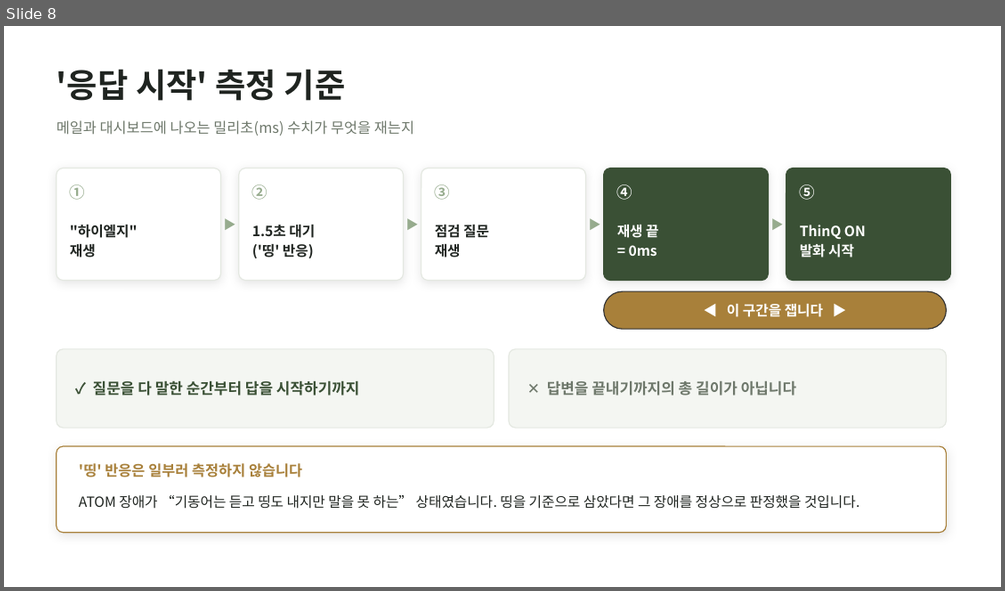
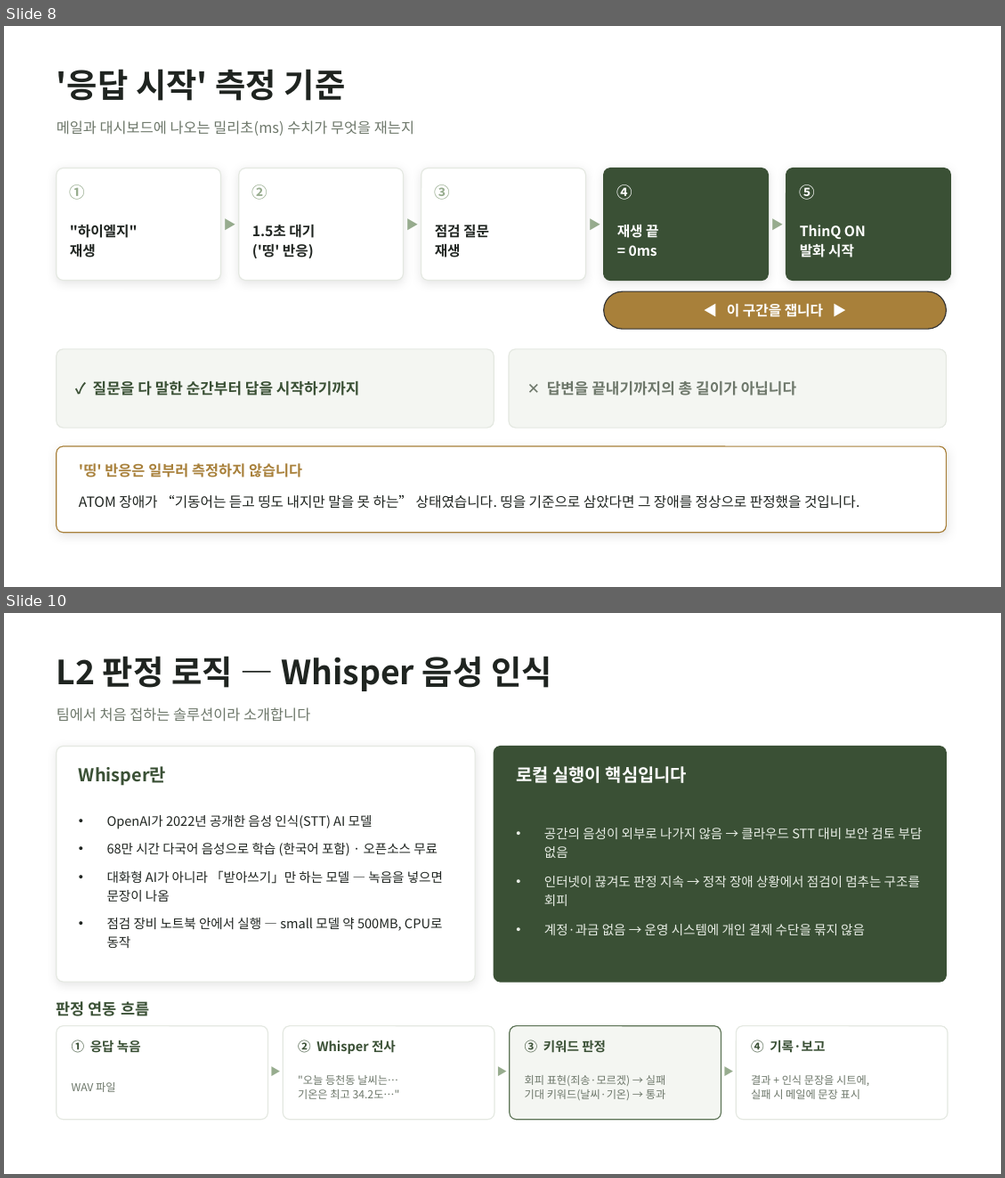
Before and after one commit to wonseok0415/wonseok-lab, a slide deck: thinqreal/fieldcheck/FieldCheck_진행보고_20260802.pptx. Shown one above the other, each under a label of ours: slide 8 before the commit, slides 8 and 10 after it; the slides between them are not shown. The pictures are 1005x591 and 1005x1178 pixels, drawn with LibreOffice and Linux fonts; fonts in the diff are those of the drawing. Boxes give left, top, right and bottom in pixels: in the first picture for what was removed or moved away, otherwise in the second. Text is boxed around its words. In the diff, an @@ line names an element or a change of style, - is before the commit and + after.

```diff
--- a/thinqreal/fieldcheck/FieldCheck_진행보고_20260802.pptx
+++ b/thinqreal/fieldcheck/FieldCheck_진행보고_20260802.pptx
@@ slide 10 added at (x1=4, y1=613, x2=1001, y2=1174), background #FFFFFF @@
@@ text added at (x1=57, y1=656, x2=552, y2=691), 32 pt, text #1F2420, bold @@
+L2 판정 로직 — Whisper 음성 인식
@@ text added at (x1=57, y1=707, x2=310, y2=722), 14 pt, text #6E786B @@
+팀에서 처음 접하는 솔루션이라 소개합니다
@@ rounded rectangle added at (x1=57, y1=747, x2=475, y2=981), fill #FFFFFF, outline #E4E8E1 1 pt @@
@@ text added at (x1=79, y1=766, x2=166, y2=786), 17 pt, text #3A5035, bold @@
+Whisper란
@@ rounded rectangle added at (x1=494, y1=747, x2=947, y2=981), fill #3A5035, outline #3A5035 1 pt @@
@@ text added at (x1=516, y1=766, x2=687, y2=783), 17 pt, text #FFFFFF, bold @@
+로컬 실행이 핵심입니다
@@ text added at (x1=107, y1=815, x2=443, y2=948), 12.5 pt, text #1F2420 @@
+• OpenAI가 2022년 공개한 음성 인식(STT) AI 모델
+• 68만 시간 다국어 음성으로 학습 (한국어 포함) · 오픈소스 무료
+• 대화형 AI가 아니라 「받아쓰기」만 하는 모델 — 녹음을 넣으면 문장이 나옴
+• 점검 장비 노트북 안에서 실행 — small 모델 약 500MB, CPU로 동작
@@ text added at (x1=544, y1=827, x2=922, y2=935), 12.5 pt, text #E8EDE5 @@
+• 공간의 음성이 외부로 나가지 않음 → 클라우드 STT 대비 보안 검토 부담 없음
+• 인터넷이 끊겨도 판정 지속 → 정작 장애 상황에서 점검이 멈추는 구조를 회피
+• 계정·과금 없음 → 운영 시스템에 개인 결제 수단을 묶지 않음
@@ text added at (x1=57, y1=1001, x2=149, y2=1016), 15 pt, text #3A5035, bold @@
+판정 연동 흐름
@@ rounded rectangle added at (x1=57, y1=1026, x2=268, y2=1119), fill #FFFFFF, outline #E4E8E1 1 pt @@
@@ text added at (x1=72, y1=1039, x2=141, y2=1053), 12.5 pt, text #3A5035, bold @@
+① 응답 녹음
@@ rounded rectangle added at (x1=283, y1=1026, x2=494, y2=1119), fill #FFFFFF, outline #E4E8E1 1 pt @@
@@ text added at (x1=298, y1=1039, x2=396, y2=1054), 12.5 pt, text #3A5035, bold @@
+② Whisper 전사
@@ rounded rectangle added at (x1=510, y1=1026, x2=721, y2=1119), fill #F4F6F2, outline #5C7355 1 pt @@
@@ text added at (x1=525, y1=1039, x2=606, y2=1053), 12.5 pt, text #3A5035, bold @@
+③ 키워드 판정
@@ rounded rectangle added at (x1=736, y1=1026, x2=947, y2=1119), fill #FFFFFF, outline #E4E8E1 1 pt @@
@@ text added at (x1=751, y1=1039, x2=825, y2=1053), 12.5 pt, text #3A5035, bold @@
+④ 기록·보고
@@ text added at (x1=268, y1=1058, x2=283, y2=1084), 10 pt, text #97AC8E @@
+▶
@@ text added at (x1=494, y1=1058, x2=510, y2=1084), 10 pt, text #97AC8E @@
+▶
@@ text added at (x1=721, y1=1058, x2=736, y2=1084), 10 pt, text #97AC8E @@
+▶
@@ text added at (x1=72, y1=1082, x2=115, y2=1092), 10.5 pt, text #6E786B @@
+WAV 파일
@@ text added at (x1=298, y1=1075, x2=400, y2=1099), 10.5 pt, text #6E786B @@
+"오늘 등천동 날씨는…
+기온은 최고 34.2도…"
@@ text added at (x1=525, y1=1075, x2=665, y2=1100), 10.5 pt, text #6E786B @@
+회피 표현(죄송·모르겠) → 실패
+기대 키워드(날씨·기온) → 통과
@@ text added at (x1=751, y1=1075, x2=869, y2=1099), 10.5 pt, text #6E786B @@
+결과 + 인식 문장을 시트에,
+실패 시 메일에 문장 표시
```
Also in this commit, not shown: 3 slides changed, 1 other slide added, 7 other files.
